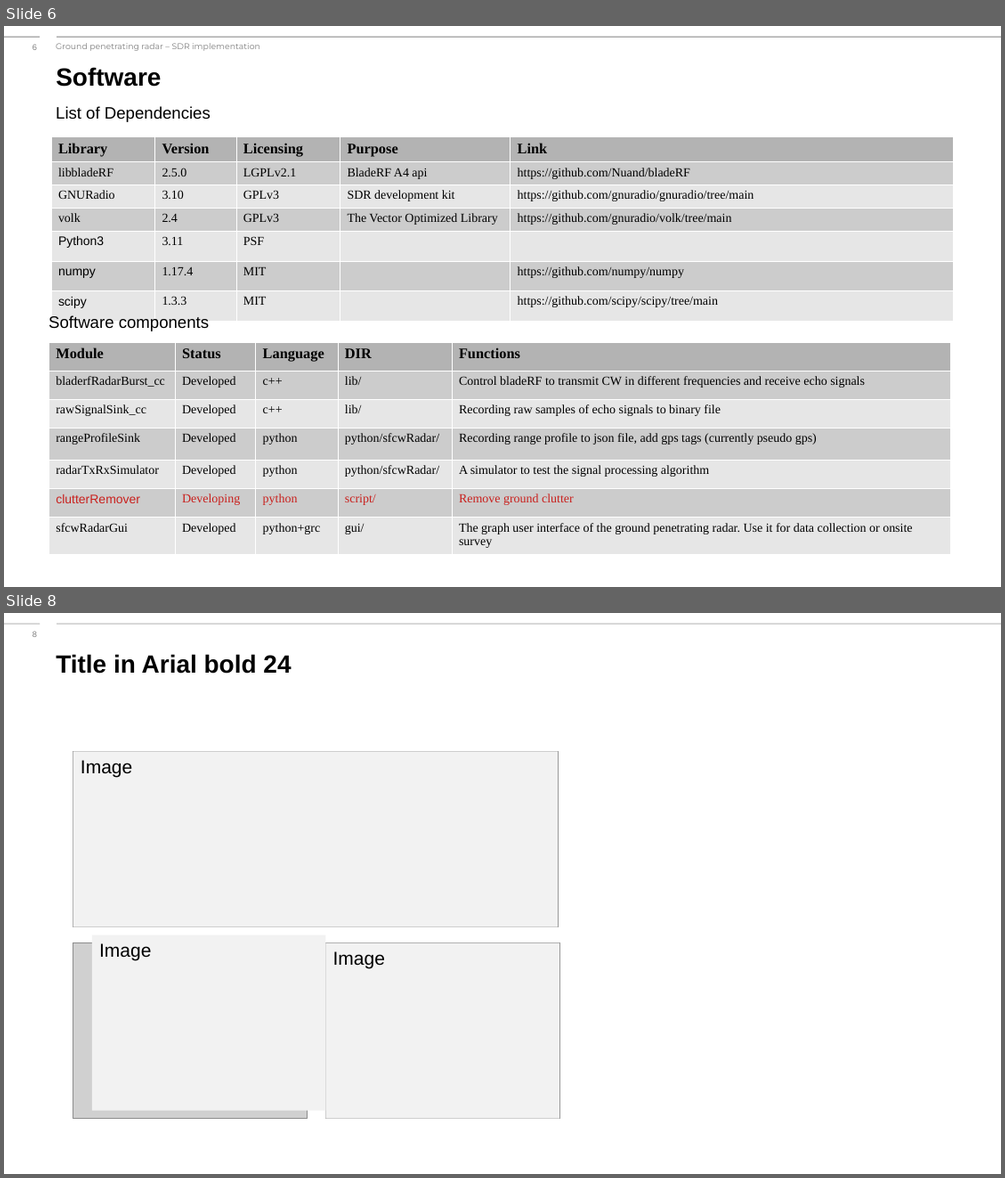
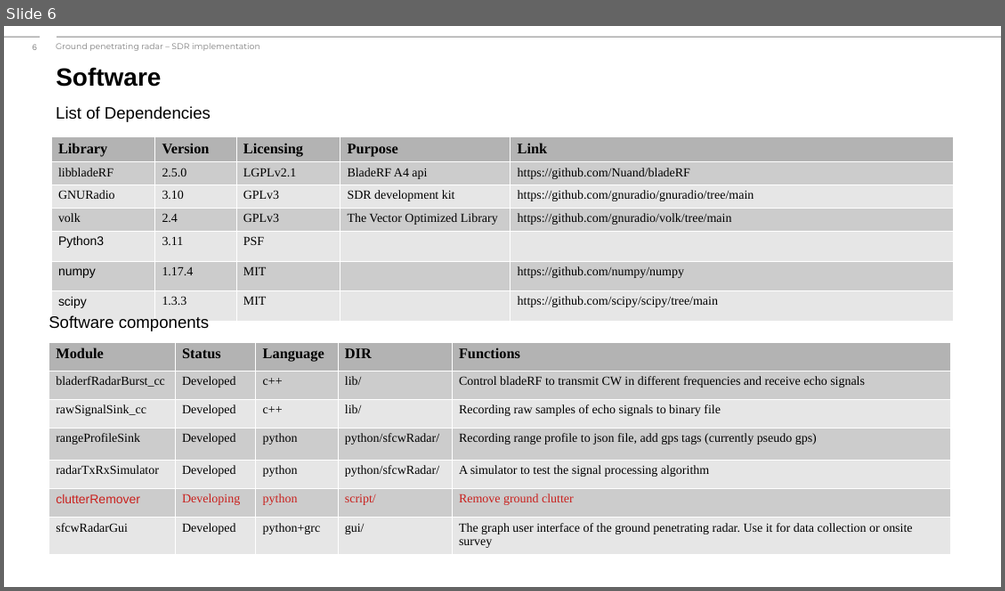
Before and after one commit to jorgeneng/bladerf_sfcw_radar, a slide deck: docs/sdrBasedGPR.pptx. Shown one above the other, each under a label of ours: slides 6 and 8 before the commit, slide 6 after it; the slides between them are not shown. The pictures are 1005x1178 and 1005x591 pixels, drawn with LibreOffice and Linux fonts; fonts in the diff are those of the drawing; grey boxes stand for pictures; background and template pictures are left out. Boxes give left, top, right and bottom in pixels: in the first picture for what was removed or moved away, otherwise in the second. Text is boxed around its words. In the diff, an @@ line names an element or a change of style, - is before the commit and + after.

```diff
--- a/docs/sdrBasedGPR.pptx
+++ b/docs/sdrBasedGPR.pptx
@@ slide 8 removed at bbox=[4, 613, 1001, 1174], background #FFFFFF; not listed: 3 template elements that a slide beside it also shows @@
@@ line removed from (40, 624) to (4, 624) @@
@@ line removed from (1001, 624) to (57, 624) @@
@@ text removed at bbox=[56, 654, 291, 674] @@
-Title in Arial bold 24
@@ picture removed at bbox=[73, 751, 558, 927] @@
@@ rectangle removed at bbox=[73, 751, 558, 927] @@
-Image
@@ picture removed at bbox=[73, 943, 307, 1119] @@
@@ rectangle removed at bbox=[92, 935, 326, 1111] @@
-Image
@@ picture removed at bbox=[325, 943, 559, 1119] @@
@@ rectangle removed at bbox=[325, 943, 559, 1119] @@
-Image
```
Also in this commit, not shown: 3 slides changed, 5 slides added, 15 other slides removed, 3 other files.
